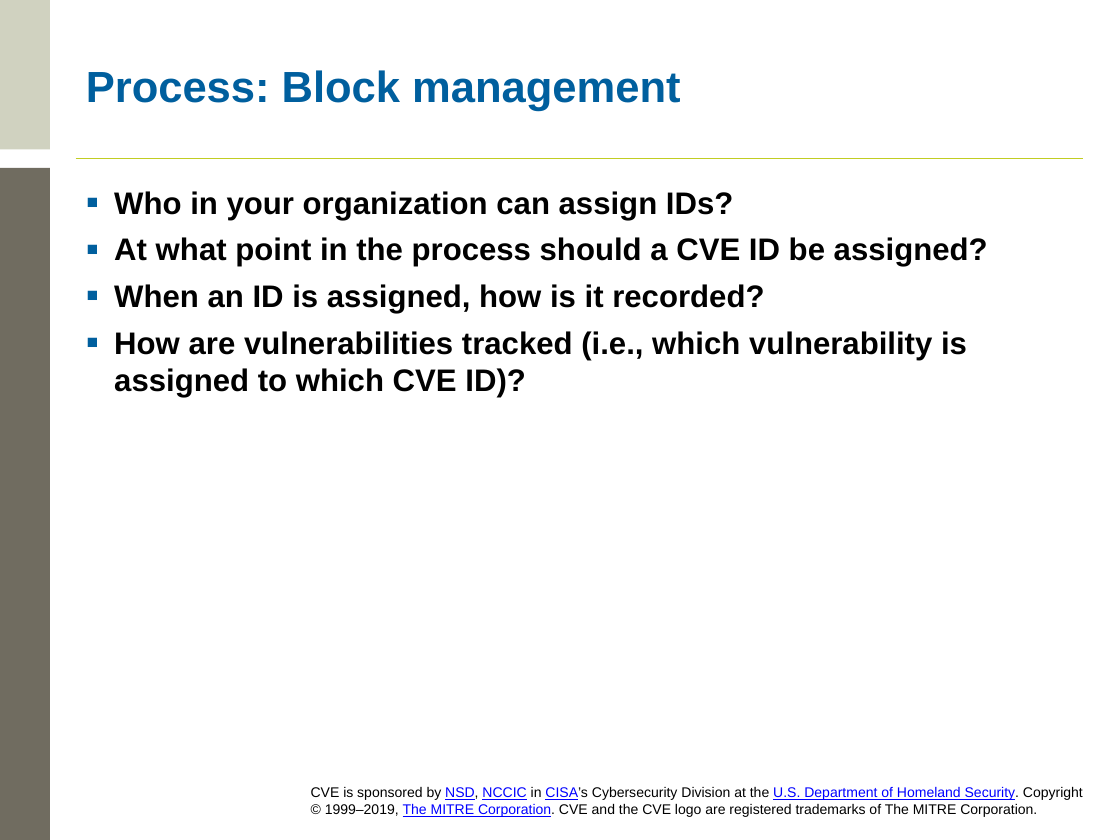
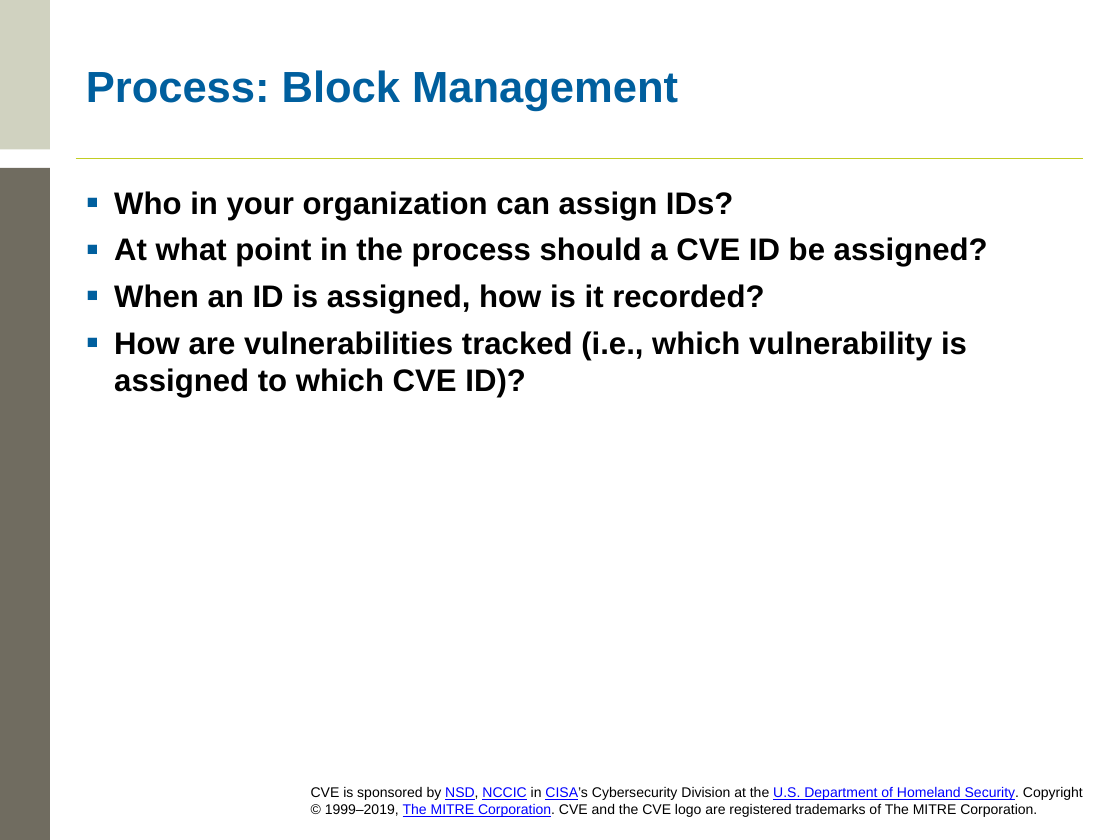
Before and after one commit to CVEProject/cveproject.github.io, a slide deck: slide 20 of docs/cna/Becoming_a_CNA.pptx. Drawn at 1120x840 pixels with LibreOffice and Linux fonts; fonts in the diff are those of the drawing; background and template pictures are left out. Boxes give left, top, right and bottom in pixels: in the first picture for what was removed or moved away, otherwise in the second. Text is boxed around its words. In the diff, an @@ line names an element or a change of style, - is before the commit and + after.

Commit message:
Upload Becoming_a_CNA.pptx
New template, Program Root terminology updates, other minor typos and fixes

```diff
--- a/docs/cna/Becoming_a_CNA.pptx
+++ b/docs/cna/Becoming_a_CNA.pptx
@@ title at (x1=86, y1=70, x2=678, y2=112): text changed @@
-Process: Block management
+Process: Block Management
```
Also in this commit, not shown: 6 other slides changed.
